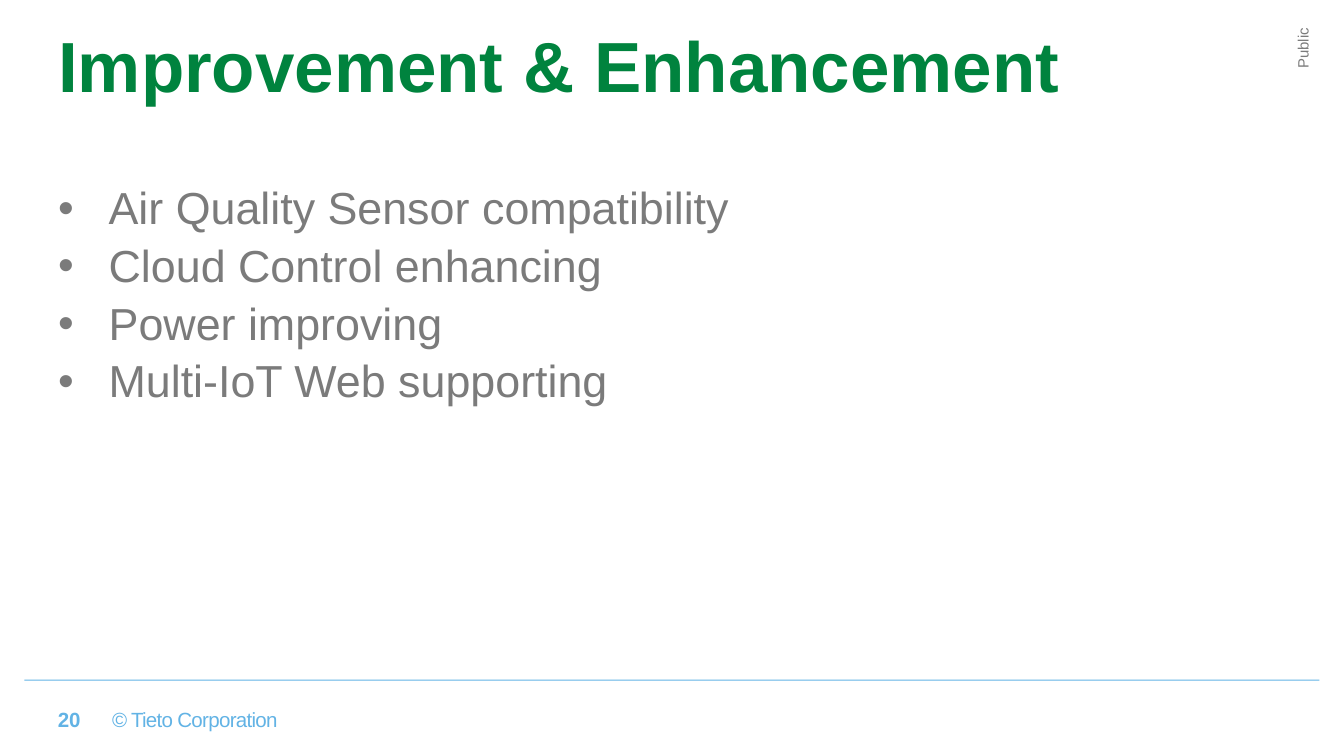
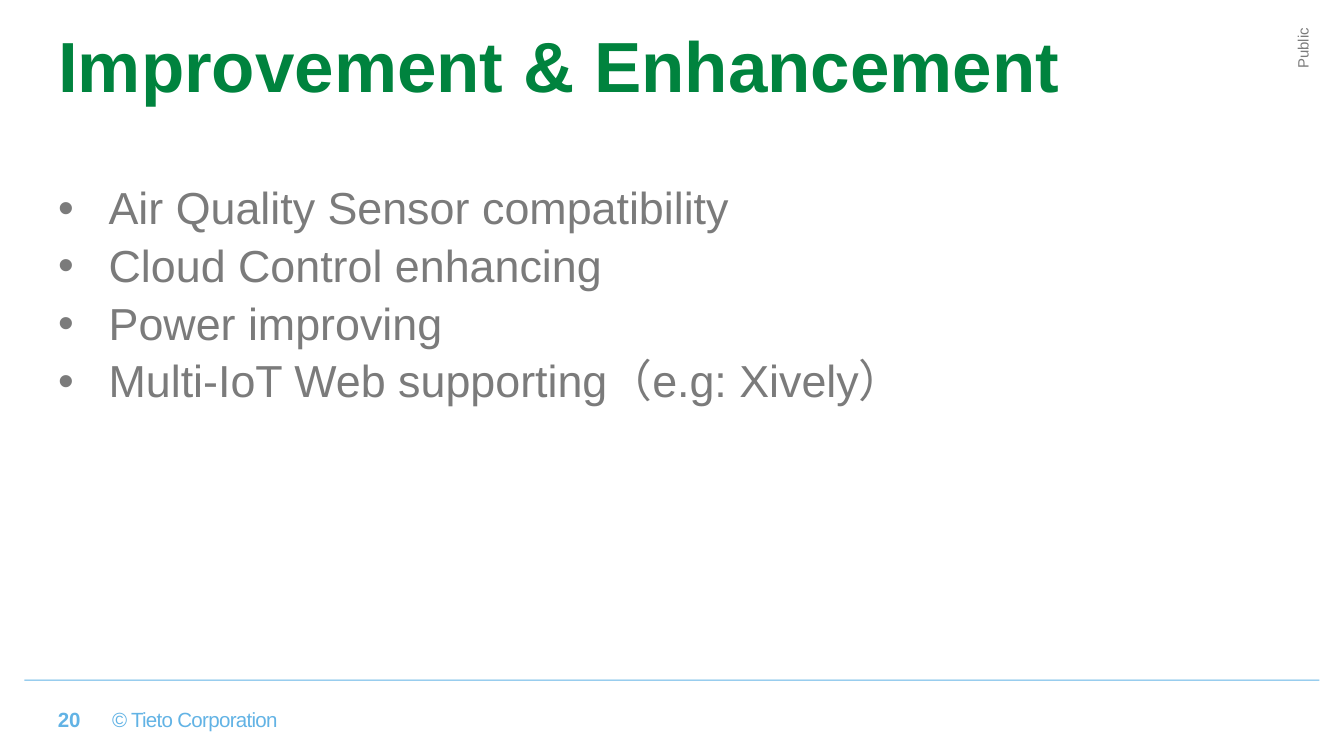
Before and after one commit to xpanhhu/hand-held_environment_monitor, a slide deck: slide 20 of hand-held_environment_monitor_Template.pptx. Drawn at 1344x756 pixels with LibreOffice and Linux fonts; fonts in the diff are those of the drawing; background and template pictures are left out. Boxes give left, top, right and bottom in pixels: in the first picture for what was removed or moved away, otherwise in the second. Text is boxed around its words. In the diff, an @@ line names an element or a change of style, - is before the commit and + after.

```diff
--- a/hand-held_environment_monitor_Template.pptx
+++ b/hand-held_environment_monitor_Template.pptx
@@ text at [109, 362, 903, 406]: text changed @@
-• Multi-IoT Web supporting
+• Multi-IoT Web supporting（e.g: Xively）
```
Also in this commit, not shown: 1 other slide changed, 2 slides added.
